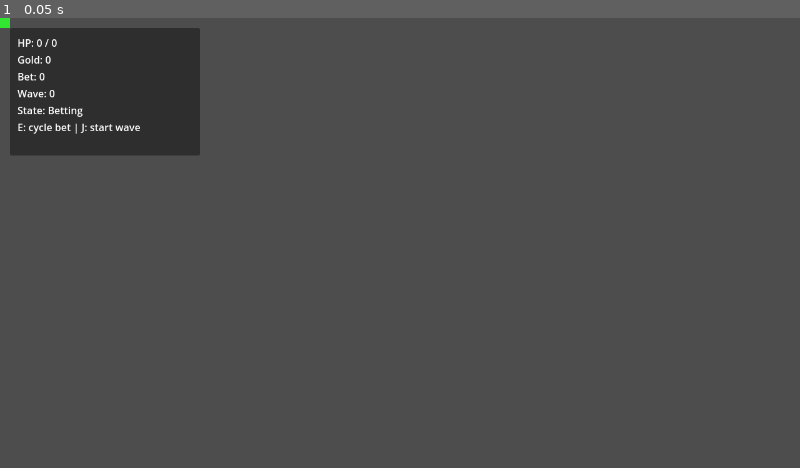
Above: before the commit, frame 1.
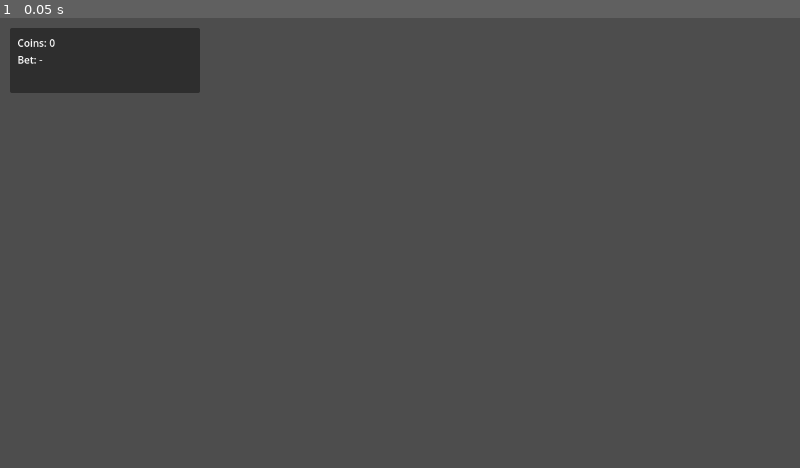
Above: after the commit, the same moment.

Repository: Faratas410/Gallicus-2.0
Game: Godot game, scene res://scenes/Main.tscn
Same seed, same stepped clock (60 frames per second), same inputs: the game is played once before the commit and once after it.
Inputs:
- Up to frame 1 (0.05 s): no input

The runs differ from the first frame. In frame 1, 3.4% of the frame differs, in the area x 0-25%, y 0-31%.
Error before the commit: Parse Error: Unexpected "?" in source. If you want a ternary operator, use "truthy_value if true_condition else falsy_value". (res://scripts/UI.gd:50)

Commit message:
Create initial project scaffold

Diff:
--- a/project.godot
+++ b/project.godot
@@ -6,6 +6,10 @@
 config/name="Gallicus"
 run/main_scene="res://scenes/Main.tscn"
 config/features=PackedStringArray("4.5")
+
+[autoload]
+GameEvents="*res://scripts/systems/game_events.gd"
+SaveManager="*res://scripts/systems/save_manager.gd"
 
 [display]
 window/size/viewport_width=1280
@@ -20,7 +24,7 @@
 move_right={"deadzone":0.5,"events":[{"type":"InputEventKey","keycode":68},{"type":"InputEventKey","keycode":16777233}]}
 attack_light={"deadzone":0.5,"events":[{"type":"InputEventKey","keycode":74}]}
 attack_heavy={"deadzone":0.5,"events":[{"type":"InputEventKey","keycode":75}]}
-block={"deadzone":0.5,"events":[{"type":"InputEventKey","keycode":32}]}
-dodge={"deadzone":0.5,"events":[{"type":"InputEventKey","keycode":16777237}]}
+block={"deadzone":0.5,"events":[{"type":"InputEventKey","keycode":76}]}
+dodge={"deadzone":0.5,"events":[{"type":"InputEventKey","keycode":32}]}
 interact={"deadzone":0.5,"events":[{"type":"InputEventKey","keycode":69}]}
 pause={"deadzone":0.5,"events":[{"type":"InputEventKey","keycode":16777217}]}
--- a/scenes/Main.tscn
+++ b/scenes/Main.tscn
@@ -1,17 +1,11 @@
 [gd_scene format=3]
 
-[ext_resource type="PackedScene" path="res://scenes/Arena.tscn" id="1"]
+[ext_resource type="Script" path="res://scripts/systems/run_manager.gd" id="1"]
 [ext_resource type="PackedScene" path="res://scenes/UI.tscn" id="2"]
-[ext_resource type="Script" path="res://scripts/RunManager.gd" id="3"]
 
-[node name="Main" type="Node"]
+[node name="Main" type="Node2D"]
 
 [node name="RunManager" type="Node" parent="."]
-script = ExtResource("3")
-arena_path = NodePath("../Arena")
-
-[node name="Arena" parent="." instance=ExtResource("1")]
+script = ExtResource("1")
 
 [node name="UI" parent="." instance=ExtResource("2")]
-run_manager_path = NodePath("../RunManager")
-arena_path = NodePath("../Arena")
--- a/scenes/UI.tscn
+++ b/scenes/UI.tscn
@@ -1,6 +1,6 @@
 [gd_scene format=3]
 
-[ext_resource type="Script" path="res://scripts/UI.gd" id="1"]
+[ext_resource type="Script" path="res://scripts/ui/ui_root.gd" id="1"]
 
 [node name="UI" type="CanvasLayer"]
 script = ExtResource("1")
@@ -19,7 +19,7 @@
 offset_left = 16.0
 offset_top = 16.0
 offset_right = 320.0
-offset_bottom = 220.0
+offset_bottom = 120.0
 
 [node name="VBox" type="VBoxContainer" parent="HUD/Panel"]
 anchor_right = 1.0
@@ -29,20 +29,8 @@
 offset_right = -12.0
 offset_bottom = -12.0
 
-[node name="HealthLabel" type="Label" parent="HUD/Panel/VBox"]
-text = "HP: 0 / 0"
+[node name="CoinsLabel" type="Label" parent="HUD/Panel/VBox"]
+text = "Coins: 0"
 
-[node name="GoldLabel" type="Label" parent="HUD/Panel/VBox"]
-text = "Gold: 0"
-
-[node name="BetLabel" type="Label" parent="HUD/Panel/VBox"]
-text = "Bet: 0"
-
-[node name="WaveLabel" type="Label" parent="HUD/Panel/VBox"]
-text = "Wave: 0"
-
-[node name="StateLabel" type="Label" parent="HUD/Panel/VBox"]
-text = "State: Betting"
-
-[node name="HintLabel" type="Label" parent="HUD/Panel/VBox"]
-text = "E: cycle bet | J: start wave"
+[node name="BetInfoLabel" type="Label" parent="HUD/Panel/VBox"]
+text = "Bet: -"
--- /dev/null
+++ b/scripts/systems/game_events.gd
@@ -0,0 +1,8 @@
+extends Node
+
+signal run_started
+signal arena_started(arena_index: int)
+signal arena_completed(arena_index: int)
+signal run_failed
+signal coins_changed(coins: int)
+signal bet_placed(bet_id: String, stake: int, odds: float)
--- /dev/null
+++ b/scripts/systems/run_manager.gd
@@ -0,0 +1,28 @@
+extends Node
+
+var run := {
+	"arena_index": 0,
+	"coins": 0,
+}
+
+func start_new_run() -> void:
+	run = {
+		"arena_index": 0,
+		"coins": 0,
+	}
+	GameEvents.run_started.emit()
+	GameEvents.arena_started.emit(run.arena_index)
+	GameEvents.coins_changed.emit(run.coins)
+
+func add_coins(amount: int) -> void:
+	run.coins += amount
+	GameEvents.coins_changed.emit(run.coins)
+
+func spend_coins(amount: int) -> bool:
+	if amount <= 0:
+		return true
+	if run.coins < amount:
+		return false
+	run.coins -= amount
+	GameEvents.coins_changed.emit(run.coins)
+	return true
--- /dev/null
+++ b/scripts/systems/save_manager.gd
@@ -0,0 +1,3 @@
+extends Node
+
+# Stub for future save/load logic.
--- /dev/null
+++ b/scripts/ui/ui_root.gd
@@ -0,0 +1,19 @@
+extends CanvasLayer
+
+@onready var coins_label: Label = %CoinsLabel
+@onready var bet_info_label: Label = %BetInfoLabel
+
+func _ready() -> void:
+	GameEvents.coins_changed.connect(_on_coins_changed)
+	GameEvents.bet_placed.connect(_on_bet_placed)
+	GameEvents.run_started.connect(_on_run_started)
+
+func _on_run_started() -> void:
+	coins_label.text = "Coins: 0"
+	bet_info_label.text = "Bet: -"
+
+func _on_coins_changed(coins: int) -> void:
+	coins_label.text = "Coins: %d" % coins
+
+func _on_bet_placed(bet_id: String, stake: int, odds: float) -> void:
+	bet_info_label.text = "Bet: %s | %d @ %.2f" % [bet_id, stake, odds]
